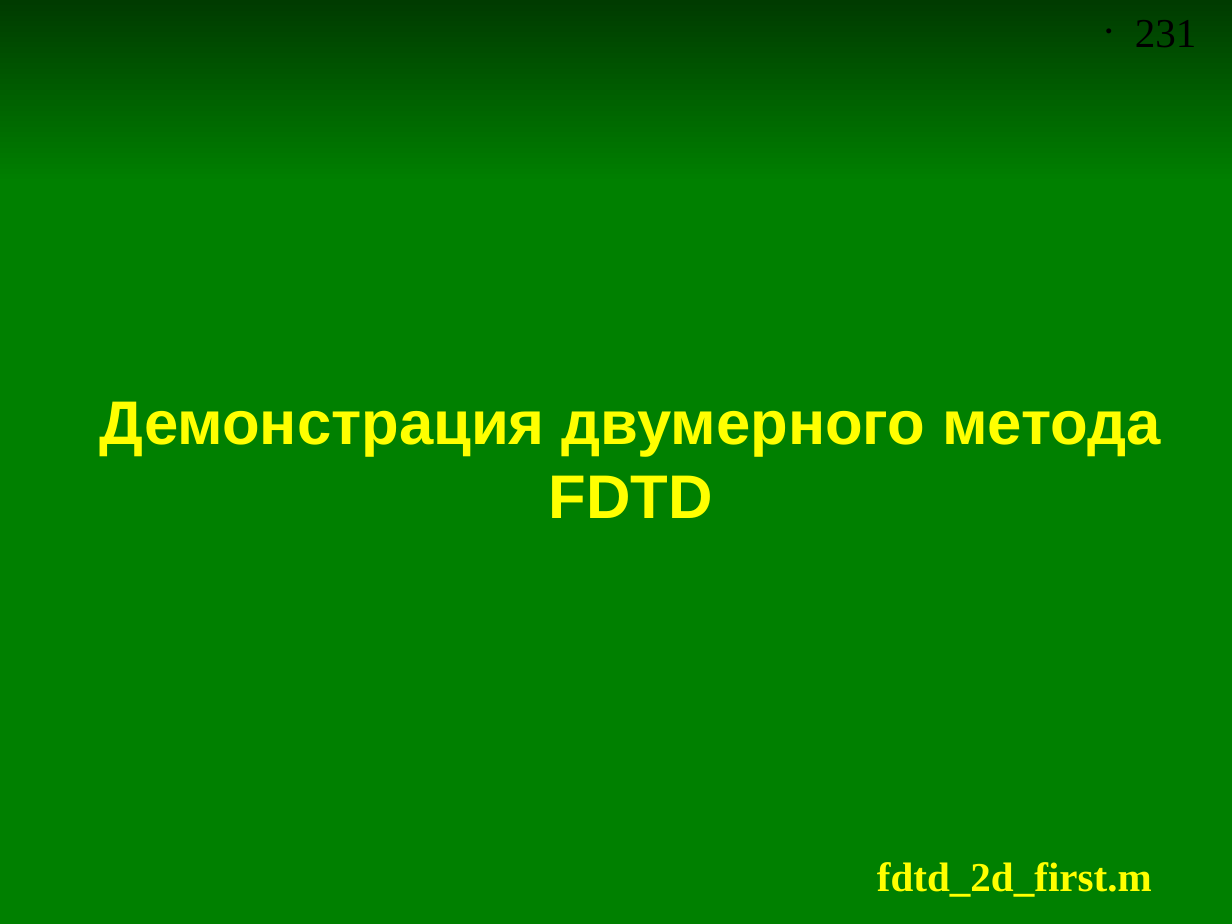
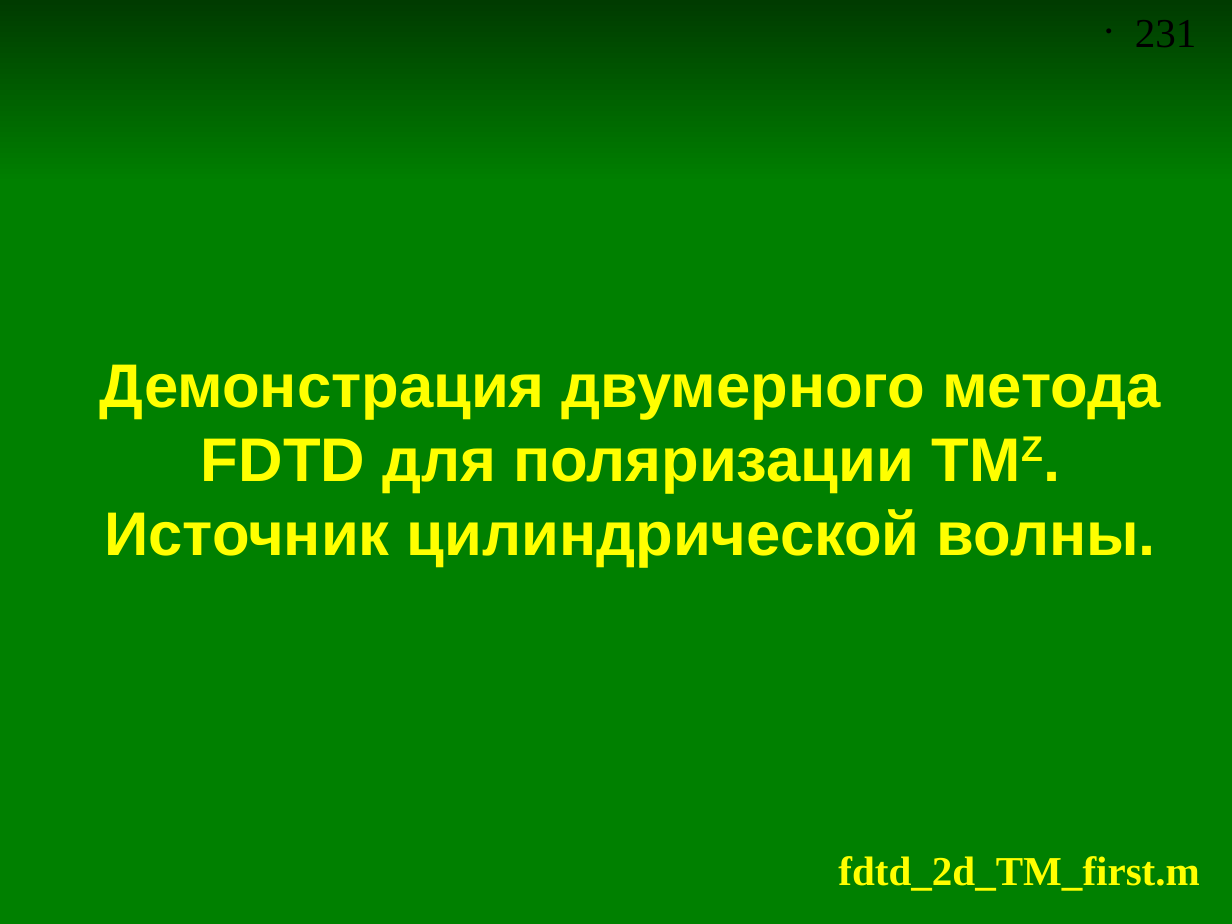
Before and after one commit to andris0147sv/modelling, a slide deck: slide 231 of presentations/2. FDTD.odp. Drawn at 1232x924 pixels with LibreOffice and Linux fonts; fonts in the diff are those of the drawing. Boxes give left, top, right and bottom in pixels: in the first picture for what was removed or moved away, otherwise in the second. Text is boxed around its words. In the diff, an @@ line names an element or a change of style, - is before the commit and + after.

```diff
--- a/presentations/2. FDTD.odp
+++ b/presentations/2. FDTD.odp
@@ title at box(100, 364, 1160, 567): text changed @@
-Демонстрация двумерного метода FDTD
+Демонстрация двумерного метода FDTD для поляризации TMZ.
+Источник цилиндрической волны.
@@ text at box(838, 856, 1199, 891): text changed @@
-fdtd_2d_first.m
+fdtd_2d_TM_first.m
```
Also in this commit, not shown: 1 other slide changed, 2 slides added, 4 other files.
